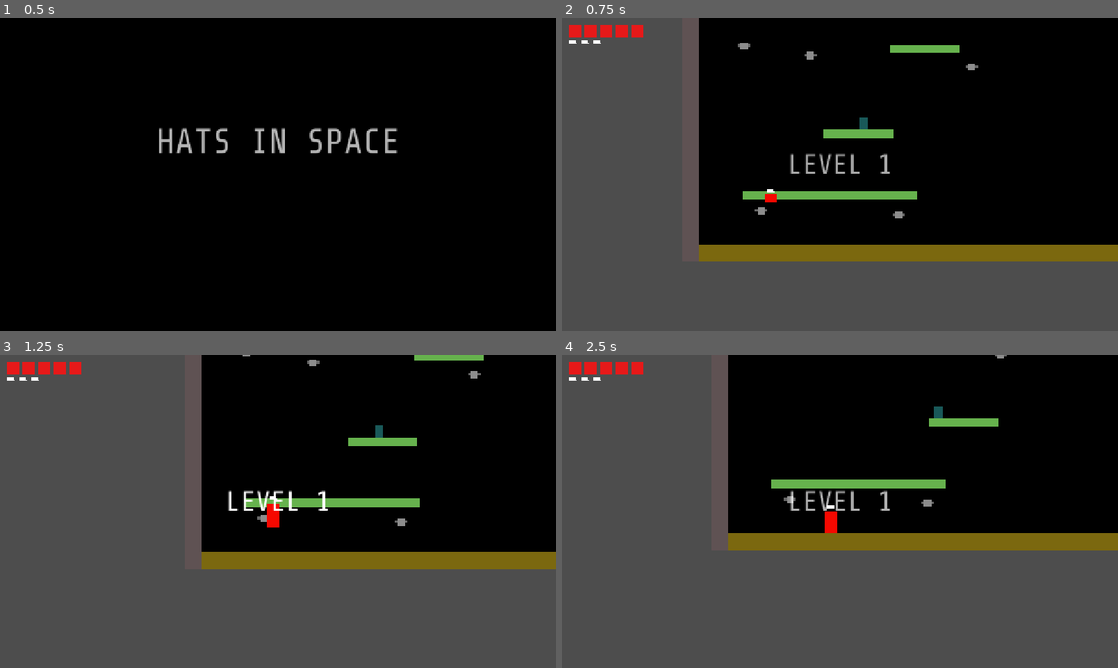
Above: before the commit, frames 1-4 (two rows, left to right).
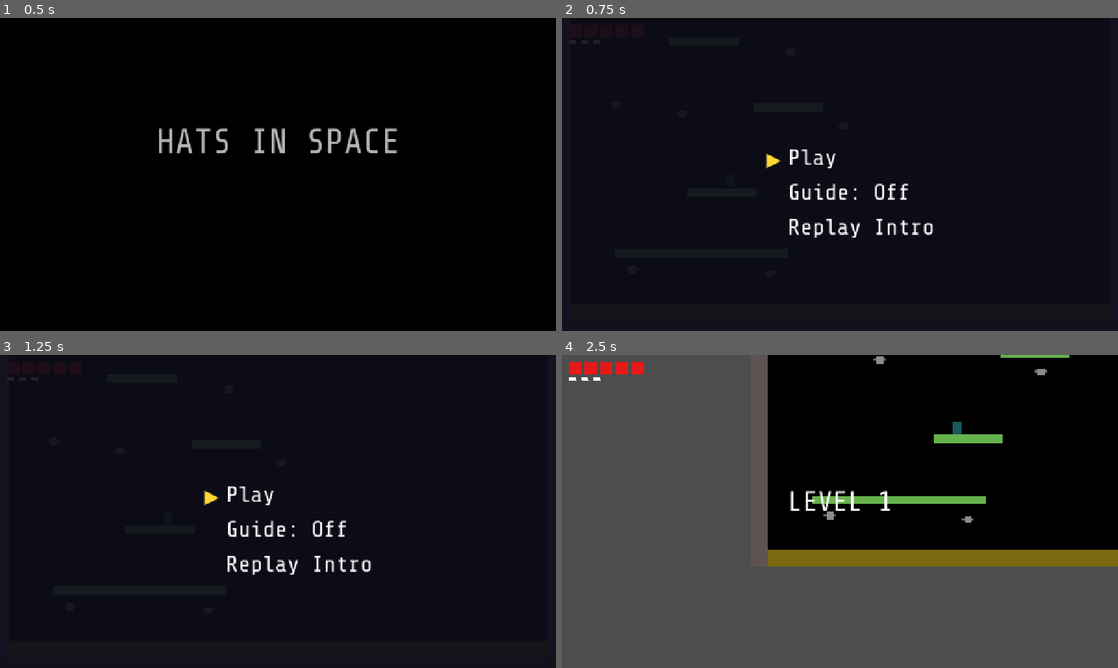
Above: after the commit, the same moments.

Repository: danngreen/fuzzy-world-2.0
Game: Godot game, scene res://scenes/main.tscn
Same seed, same stepped clock (60 frames per second), same inputs: the game is played once before the commit and once after it.
Inputs:
- Up to frame 1 (0.5 s): no input
- Up to frame 2 (0.75 s): hold Right (move_right) from 0.53 s (still down); hold Space (jump) from 0.53 s (still down)
- Up to frame 3 (1.25 s): keep holding Right (move_right); keep holding Space (jump)
- Up to frame 4 (2.5 s): release Space (jump) at 1.28 s; tap Space (jump) at 1.35, 1.52, 1.82 s; release Right (move_right) at 2.03 s; hold Left (move_left) from 2.03 s (still down); hold Space (jump) from 2.03 s (still down)

Frame 1 is identical in both runs. In frame 2, 50% of the frame differs, in the area x 0-100%, y 0-100%; in frame 3, 64%; in frame 4, 14%.

Commit message:
headbutt guide

Diff:
--- a/scenes/ui/guide.gd
+++ b/scenes/ui/guide.gd
@@ -11,6 +11,7 @@
 var left_key_bg: ColorRect
 var right_key_bg: ColorRect
 var fake_player: ColorRect
+var patrol_enemy: ColorRect
 
 const KEY_COLOR = Color(0.25, 0.25, 0.3, 1)
 const KEY_PRESSED_COLOR = Color(0.7, 0.6, 0.15, 1)
@@ -65,6 +66,8 @@
 			_show_growshrink_guide()
 		"super_jump":
 			_show_superjump_guide()
+		"patrol-head-butt":
+			_show_patrolheadbutt_guide();
 		_:
 			pass
 
@@ -129,7 +132,6 @@
 	_make_text(panel, "Press space bar to jump", 15, 90)
 
 	anim_update = _update_jump_anim
-
 
 func _update_jump_anim():
 	const CYCLE = 1.6
@@ -283,6 +285,80 @@
 	right_key_bg.color = KEY_PRESSED_COLOR if down else KEY_COLOR
 
 
+func _show_patrolheadbutt_guide():
+	anim_time = 0.0
+	var panel = _make_panel(310, 200)
+
+	# Ground line
+	var ground = ColorRect.new()
+	ground.color = Color(0.35, 0.35, 0.4, 1)
+	ground.size = Vector2(290, 3)
+	ground.position = Vector2(10, 155)
+	panel.add_child(ground)
+
+	# Raised platform — top at y=131 (same as player body top), starts right at player's right edge
+	var platform = ColorRect.new()
+	platform.color = Color(0.40, 0.40, 0.45, 1)
+	platform.size = Vector2(161, 8)
+	platform.position = Vector2(124, 129)
+	panel.add_child(platform)
+
+	# Player standing on ground (body top at y=131, feet at y=155)
+	_make_player(panel)
+	fake_player.position = Vector2(110, 131)
+
+	# Patrol enemy (gray, starts on platform with feet at y=131)
+	patrol_enemy = ColorRect.new()
+	patrol_enemy.color = Color(0.433019, 0.161173, 0.999991, 1)
+	patrol_enemy.size = Vector2(fake_player.size.x * 0.6, fake_player.size.y * 0.5)
+	patrol_enemy.position = Vector2(230, platform.position.y)
+	panel.add_child(patrol_enemy)
+
+	var visor = ColorRect.new()
+	visor.color = Color(0.191601, 0.665594, 0.757194, 1)
+	visor.size = Vector2(4, 2)
+	visor.position = Vector2(0, 2)
+	patrol_enemy.add_child(visor)
+
+	_make_text(panel, "Stand below a raised edge to\nbounce patrollers off your hat!", 10, 165)
+	anim_update = _update_patrolheadbutt_anim
+
+
+func _update_patrolheadbutt_anim():
+	const CYCLE = 4.0
+	const PLATFORM_TOP_Y = 129.0
+	const GROUND_Y = 155.0
+	var ENEMY_H = fake_player.size.y * 0.5
+	const ENEMY_START_X = 230.0
+	const PLAYER_RIGHT_X = 117.0  # player x=110, width=14
+	const VX = -60.0
+	const VY_KNOCK = -150.0
+	const GRAV = 480.0
+	const T_HIT = (ENEMY_START_X - PLAYER_RIGHT_X) / 60.0
+	const FLIGHT_T = 0.757 # airborne time after bounce
+
+	var t = fmod(anim_time, CYCLE)
+	var ex: float
+	var ey: float
+
+	if t < T_HIT:
+		# Walking left on platform toward player
+		ex = ENEMY_START_X + VX * t
+		ey = PLATFORM_TOP_Y - ENEMY_H
+	elif t < T_HIT + FLIGHT_T:
+		# Bounced off hat — airborne
+		var dt = t - T_HIT
+		ex = PLAYER_RIGHT_X + VX * dt
+		ey = (PLATFORM_TOP_Y - ENEMY_H) + VY_KNOCK * dt + 0.5 * GRAV * dt * dt
+	else:
+		# Landed on ground, continues left
+		var dt = t - T_HIT - FLIGHT_T
+		ex = (PLAYER_RIGHT_X + VX * FLIGHT_T) + VX * dt
+		ey = GROUND_Y - ENEMY_H
+
+	patrol_enemy.position = Vector2(ex, ey)
+
+
 # --- Shared helpers ---
 
 func _make_ground(panel):
--- a/scenes/ui/intro_animation.gd
+++ b/scenes/ui/intro_animation.gd
@@ -25,6 +25,7 @@
 		_skip_requested = true
 		_kill_tweens()
 		_go_to_menu()
+		get_viewport().set_input_as_handled()
 
 
 func _kill_tweens() -> void:
